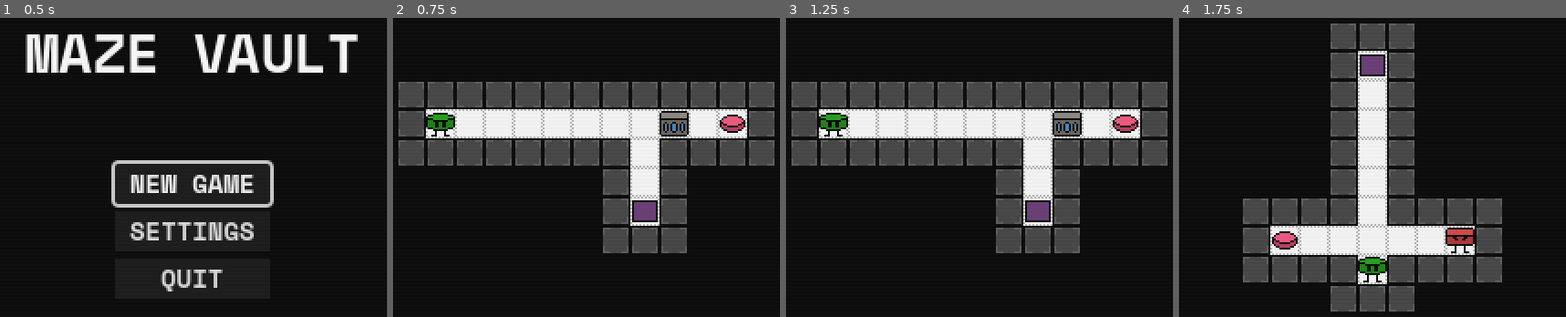
Above: before the commit, frames 1-4 (left to right).
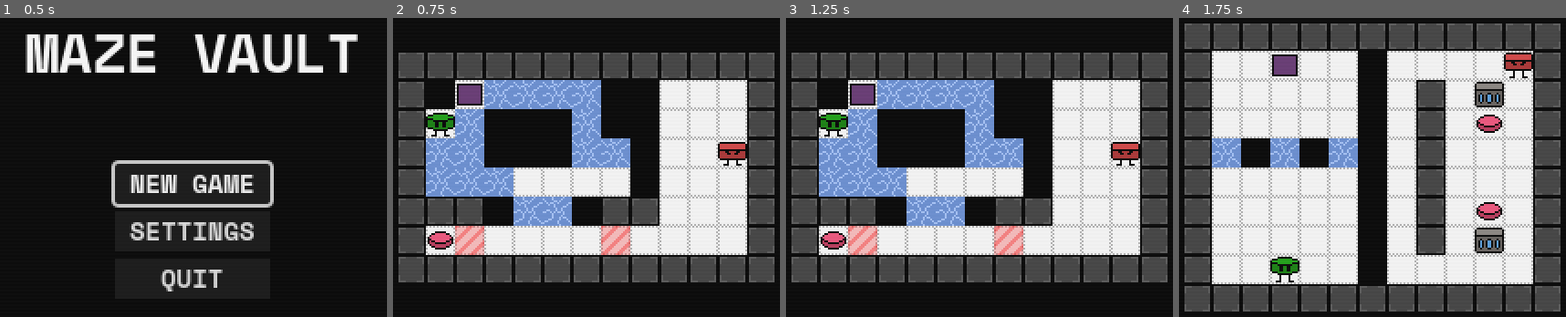
Above: after the commit, the same moments.

Repository: daredakke/maze-vault
Game: Godot game, scene res://scenes/game.tscn
Same seed, same stepped clock (60 frames per second), same inputs: the game is played once before the commit and once after it.
Inputs:
- Up to frame 1 (0.5 s): no input
- Up to frame 2 (0.75 s): click "NEW GAME" at 0.5 s
- Up to frame 3 (1.25 s): no input
- Up to frame 4 (1.75 s): tap Enter (ui_accept) at 1.25, 1.52 s; hold Right (right) from 1.28 s (still down); tap P (TEST_next_level) at 1.35 s

Frame 1 is identical in both runs. In frame 2, 61% of the frame differs, in the area x 1-99%, y 11-89%; in frame 3, 61%; in frame 4, 78%, in the area x 1-99%, y 1-99%.

Commit message:
Add/edit levels

Diff:
--- a/scenes/levels/level_04.tscn
+++ b/scenes/levels/level_04.tscn
@@ -41,14 +41,8 @@
 [node name="Wall10" parent="Walls" instance=ExtResource("1_1gmbk")]
 position = Vector2(224, 96)
 
-[node name="Wall11" parent="Walls" instance=ExtResource("1_1gmbk")]
-position = Vector2(224, 112)
-
 [node name="Wall12" parent="Walls" instance=ExtResource("1_1gmbk")]
-position = Vector2(240, 112)
-
-[node name="Wall13" parent="Walls" instance=ExtResource("1_1gmbk")]
-position = Vector2(256, 112)
+position = Vector2(240, 96)
 
 [node name="Wall14" parent="Walls" instance=ExtResource("1_1gmbk")]
 position = Vector2(256, 96)
@@ -139,11 +133,11 @@
 [node name="Interactables" type="Node2D" parent="."]
 
 [node name="Teleporter" parent="Interactables" node_paths=PackedStringArray("buttons") instance=ExtResource("4_y8xjd")]
-position = Vector2(128, 96)
+position = Vector2(128, 112)
 buttons = [NodePath("../FloorButton")]
 
 [node name="FloorButton" parent="Interactables" instance=ExtResource("5_1wubl")]
-position = Vector2(240, 96)
+position = Vector2(240, 80)
 
 [node name="BG" type="Node2D" parent="."]
 
@@ -160,8 +154,8 @@
 scale = Vector2(4, 3)
 
 [node name="BlackBG4" parent="BG" instance=ExtResource("6_7enlg")]
-position = Vector2(272, 144)
-scale = Vector2(6, 4)
+position = Vector2(272, 136)
+scale = Vector2(6, 5)
 
 [node name="BlackBG5" parent="BG" instance=ExtResource("6_7enlg")]
 position = Vector2(288, 88)
--- /dev/null
+++ b/scenes/levels/level_06.tscn
@@ -0,0 +1,238 @@
+[gd_scene load_steps=9 format=3 uid="uid://d34rnvg2ecchb"]
+
+[ext_resource type="PackedScene" uid="uid://bh36j4ina3tjr" path="res://scenes/wall.tscn" id="1_5xbdx"]
+[ext_resource type="PackedScene" uid="uid://dhbty1ajjnn6n" path="res://scenes/black_bg.tscn" id="1_qaug8"]
+[ext_resource type="PackedScene" uid="uid://ciaf6xdrrx2v4" path="res://scenes/player.tscn" id="2_wlsa4"]
+[ext_resource type="PackedScene" uid="uid://c2uip3188o5lx" path="res://scenes/robot.tscn" id="3_inwld"]
+[ext_resource type="PackedScene" uid="uid://ddx07vxha00k4" path="res://scenes/teleporter.tscn" id="4_dtnwv"]
+[ext_resource type="PackedScene" uid="uid://kohl4tehhnkq" path="res://scenes/floor_button.tscn" id="5_4ib0x"]
+[ext_resource type="PackedScene" uid="uid://dop7wr7kmcvdl" path="res://scenes/box.tscn" id="6_0hefn"]
+[ext_resource type="PackedScene" uid="uid://315w6n1us2nl" path="res://scenes/void.tscn" id="7_rma52"]
+
+[node name="Level06" type="Node2D"]
+
+[node name="BG" type="Node2D" parent="."]
+
+[node name="BlackBG" parent="BG" instance=ExtResource("1_qaug8")]
+position = Vector2(32, 88)
+scale = Vector2(4, 11)
+
+[node name="BlackBG2" parent="BG" instance=ExtResource("1_qaug8")]
+position = Vector2(288, 88)
+scale = Vector2(4, 11)
+
+[node name="Walls" type="Node2D" parent="."]
+
+[node name="Wall" parent="Walls" instance=ExtResource("1_5xbdx")]
+position = Vector2(192, 112)
+
+[node name="Wall2" parent="Walls" instance=ExtResource("1_5xbdx")]
+position = Vector2(192, 128)
+
+[node name="Wall3" parent="Walls" instance=ExtResource("1_5xbdx")]
+position = Vector2(192, 96)
+
+[node name="Wall4" parent="Walls" instance=ExtResource("1_5xbdx")]
+position = Vector2(192, 80)
+
+[node name="Wall23" parent="Walls" instance=ExtResource("1_5xbdx")]
+position = Vector2(256, 128)
+
+[node name="Wall24" parent="Walls" instance=ExtResource("1_5xbdx")]
+position = Vector2(256, 144)
+
+[node name="Wall25" parent="Walls" instance=ExtResource("1_5xbdx")]
+position = Vector2(256, 112)
+
+[node name="Wall26" parent="Walls" instance=ExtResource("1_5xbdx")]
+position = Vector2(256, 96)
+
+[node name="Wall27" parent="Walls" instance=ExtResource("1_5xbdx")]
+position = Vector2(256, 64)
+
+[node name="Wall28" parent="Walls" instance=ExtResource("1_5xbdx")]
+position = Vector2(256, 80)
+
+[node name="Wall29" parent="Walls" instance=ExtResource("1_5xbdx")]
+position = Vector2(256, 48)
+
+[node name="Wall30" parent="Walls" instance=ExtResource("1_5xbdx")]
+position = Vector2(256, 32)
+
+[node name="Wall39" parent="Walls" instance=ExtResource("1_5xbdx")]
+position = Vector2(64, 128)
+
+[node name="Wall40" parent="Walls" instance=ExtResource("1_5xbdx")]
+position = Vector2(64, 144)
+
+[node name="Wall41" parent="Walls" instance=ExtResource("1_5xbdx")]
+position = Vector2(64, 112)
+
+[node name="Wall42" parent="Walls" instance=ExtResource("1_5xbdx")]
+position = Vector2(64, 96)
+
+[node name="Wall43" parent="Walls" instance=ExtResource("1_5xbdx")]
+position = Vector2(64, 64)
+
+[node name="Wall44" parent="Walls" instance=ExtResource("1_5xbdx")]
+position = Vector2(64, 80)
+
+[node name="Wall45" parent="Walls" instance=ExtResource("1_5xbdx")]
+position = Vector2(64, 48)
+
+[node name="Wall46" parent="Walls" instance=ExtResource("1_5xbdx")]
+position = Vector2(64, 32)
+
+[node name="Wall5" parent="Walls" instance=ExtResource("1_5xbdx")]
+position = Vector2(192, 64)
+
+[node name="Wall6" parent="Walls" instance=ExtResource("1_5xbdx")]
+position = Vector2(192, 48)
+
+[node name="Wall7" parent="Walls" instance=ExtResource("1_5xbdx")]
+position = Vector2(144, 16)
+
+[node name="Wall8" parent="Walls" instance=ExtResource("1_5xbdx")]
+position = Vector2(160, 16)
+
+[node name="Wall9" parent="Walls" instance=ExtResource("1_5xbdx")]
+position = Vector2(176, 16)
+
+[node name="Wall10" parent="Walls" instance=ExtResource("1_5xbdx")]
+position = Vector2(192, 16)
+
+[node name="Wall31" parent="Walls" instance=ExtResource("1_5xbdx")]
+position = Vector2(64, 16)
+
+[node name="Wall32" parent="Walls" instance=ExtResource("1_5xbdx")]
+position = Vector2(96, 16)
+
+[node name="Wall33" parent="Walls" instance=ExtResource("1_5xbdx")]
+position = Vector2(112, 16)
+
+[node name="Wall34" parent="Walls" instance=ExtResource("1_5xbdx")]
+position = Vector2(128, 16)
+
+[node name="Wall35" parent="Walls" instance=ExtResource("1_5xbdx")]
+position = Vector2(80, 160)
+
+[node name="Wall47" parent="Walls" instance=ExtResource("1_5xbdx")]
+position = Vector2(64, 160)
+
+[node name="Wall48" parent="Walls" instance=ExtResource("1_5xbdx")]
+position = Vector2(80, 16)
+
+[node name="Wall36" parent="Walls" instance=ExtResource("1_5xbdx")]
+position = Vector2(96, 160)
+
+[node name="Wall37" parent="Walls" instance=ExtResource("1_5xbdx")]
+position = Vector2(112, 160)
+
+[node name="Wall38" parent="Walls" instance=ExtResource("1_5xbdx")]
+position = Vector2(128, 160)
+
+[node name="Wall11" parent="Walls" instance=ExtResource("1_5xbdx")]
+position = Vector2(208, 16)
+
+[node name="Wall12" parent="Walls" instance=ExtResource("1_5xbdx")]
+position = Vector2(224, 16)
+
+[node name="Wall13" parent="Walls" instance=ExtResource("1_5xbdx")]
+position = Vector2(240, 16)
+
+[node name="Wall14" parent="Walls" instance=ExtResource("1_5xbdx")]
+position = Vector2(256, 16)
+
+[node name="Wall15" parent="Walls" instance=ExtResource("1_5xbdx")]
+position = Vector2(208, 160)
+
+[node name="Wall16" parent="Walls" instance=ExtResource("1_5xbdx")]
+position = Vector2(224, 160)
+
+[node name="Wall17" parent="Walls" instance=ExtResource("1_5xbdx")]
+position = Vector2(240, 160)
+
+[node name="Wall18" parent="Walls" instance=ExtResource("1_5xbdx")]
+position = Vector2(256, 160)
+
+[node name="Wall19" parent="Walls" instance=ExtResource("1_5xbdx")]
+position = Vector2(144, 160)
+
+[node name="Wall20" parent="Walls" instance=ExtResource("1_5xbdx")]
+position = Vector2(160, 160)
+
+[node name="Wall21" parent="Walls" instance=ExtResource("1_5xbdx")]
+position = Vector2(176, 160)
+
+[node name="Wall22" parent="Walls" instance=ExtResource("1_5xbdx")]
+position = Vector2(192, 160)
+
+[node name="Entities" type="Node2D" parent="."]
+
+[node name="Player" parent="Entities" instance=ExtResource("2_wlsa4")]
+position = Vector2(112, 144)
+
+[node name="Robot" parent="Entities" instance=ExtResource("3_inwld")]
+position = Vector2(240, 32)
+
+[node name="Interactables" type="Node2D" parent="."]
+
+[node name="Teleporter" parent="Interactables" node_paths=PackedStringArray("buttons") instance=ExtResource("4_dtnwv")]
+position = Vector2(112, 32)
+buttons = [NodePath("../FloorButton"), NodePath("../FloorButton2")]
+
+[node name="FloorButton" parent="Interactables" instance=ExtResource("5_4ib0x")]
+position = Vector2(224, 64)
+
+[node name="FloorButton2" parent="Interactables" instance=ExtResource("5_4ib0x")]
+position = Vector2(224, 112)
+
+[node name="Box" parent="Interactables" instance=ExtResource("6_0hefn")]
+position = Vector2(224, 48)
+
+[node name="Box2" parent="Interactables" instance=ExtResource("6_0hefn")]
+position = Vector2(224, 128)
+
+[node name="Floor" type="Node2D" parent="."]
+
+[node name="Void" parent="Floor" instance=ExtResource("7_rma52")]
+position = Vector2(160, 96)
+
+[node name="Void2" parent="Floor" instance=ExtResource("7_rma52")]
+position = Vector2(160, 80)
+
+[node name="Void9" parent="Floor" instance=ExtResource("7_rma52")]
+position = Vector2(80, 80)
+is_one_step_tile = true
+
+[node name="Void10" parent="Floor" instance=ExtResource("7_rma52")]
+position = Vector2(96, 80)
+
+[node name="Void11" parent="Floor" instance=ExtResource("7_rma52")]
+position = Vector2(112, 80)
+is_one_step_tile = true
+
+[node name="Void12" parent="Floor" instance=ExtResource("7_rma52")]
+position = Vector2(128, 80)
+
+[node name="Void13" parent="Floor" instance=ExtResource("7_rma52")]
+position = Vector2(144, 80)
+is_one_step_tile = true
+
+[node name="Void3" parent="Floor" instance=ExtResource("7_rma52")]
+position = Vector2(160, 64)
+
+[node name="Void4" parent="Floor" instance=ExtResource("7_rma52")]
+position = Vector2(160, 48)
+
+[node name="Void5" parent="Floor" instance=ExtResource("7_rma52")]
+position = Vector2(160, 112)
+
+[node name="Void6" parent="Floor" instance=ExtResource("7_rma52")]
+position = Vector2(160, 128)
+
+[node name="Void7" parent="Floor" instance=ExtResource("7_rma52")]
+position = Vector2(160, 144)
+
+[node name="Void8" parent="Floor" instance=ExtResource("7_rma52")]
+position = Vector2(160, 32)
--- /dev/null
+++ b/scenes/levels/level_07.tscn
@@ -0,0 +1,288 @@
+[gd_scene load_steps=9 format=3 uid="uid://c4gy24x72dtf2"]
+
+[ext_resource type="PackedScene" uid="uid://bh36j4ina3tjr" path="res://scenes/wall.tscn" id="1_71w7n"]
+[ext_resource type="PackedScene" uid="uid://dhbty1ajjnn6n" path="res://scenes/black_bg.tscn" id="1_jg6j1"]
+[ext_resource type="PackedScene" uid="uid://c2uip3188o5lx" path="res://scenes/robot.tscn" id="2_grd6u"]
+[ext_resource type="PackedScene" uid="uid://ciaf6xdrrx2v4" path="res://scenes/player.tscn" id="3_etroq"]
+[ext_resource type="PackedScene" uid="uid://kohl4tehhnkq" path="res://scenes/floor_button.tscn" id="4_x3jkk"]
+[ext_resource type="PackedScene" uid="uid://ddx07vxha00k4" path="res://scenes/teleporter.tscn" id="5_3yj5k"]
+[ext_resource type="PackedScene" uid="uid://315w6n1us2nl" path="res://scenes/void.tscn" id="6_xx2qx"]
+[ext_resource type="PackedScene" uid="uid://de5osx7isgmvm" path="res://scenes/forcefield.tscn" id="7_cneg2"]
+
+[node name="Level07" type="Node2D"]
+
+[node name="BG" type="Node2D" parent="."]
+
+[node name="BlackBG" parent="BG" instance=ExtResource("1_jg6j1")]
+position = Vector2(32, 80)
+scale = Vector2(4, 10)
+
+[node name="BlackBG2" parent="BG" instance=ExtResource("1_jg6j1")]
+position = Vector2(288, 88)
+scale = Vector2(4, 11)
+
+[node name="BlackBG3" parent="BG" instance=ExtResource("1_jg6j1")]
+position = Vector2(160, 16)
+scale = Vector2(20, 2)
+
+[node name="BlackBG4" parent="BG" instance=ExtResource("1_jg6j1")]
+position = Vector2(160, 160)
+scale = Vector2(20, 2)
+
+[node name="Walls" type="Node2D" parent="."]
+
+[node name="Wall" parent="Walls" instance=ExtResource("1_71w7n")]
+position = Vector2(80, 112)
+
+[node name="Wall2" parent="Walls" instance=ExtResource("1_71w7n")]
+position = Vector2(96, 112)
+
+[node name="Wall7" parent="Walls" instance=ExtResource("1_71w7n")]
+position = Vector2(176, 112)
+
+[node name="Wall8" parent="Walls" instance=ExtResource("1_71w7n")]
+position = Vector2(192, 112)
+
+[node name="Wall9" parent="Walls" instance=ExtResource("1_71w7n")]
+position = Vector2(80, 144)
+
+[node name="Wall10" parent="Walls" instance=ExtResource("1_71w7n")]
+position = Vector2(96, 144)
+
+[node name="Wall11" parent="Walls" instance=ExtResource("1_71w7n")]
+position = Vector2(112, 144)
+
+[node name="Wall12" parent="Walls" instance=ExtResource("1_71w7n")]
+position = Vector2(128, 144)
+
+[node name="Wall13" parent="Walls" instance=ExtResource("1_71w7n")]
+position = Vector2(144, 144)
+
+[node name="Wall14" parent="Walls" instance=ExtResource("1_71w7n")]
+position = Vector2(160, 144)
+
+[node name="Wall15" parent="Walls" instance=ExtResource("1_71w7n")]
+position = Vector2(176, 144)
+
+[node name="Wall16" parent="Walls" instance=ExtResource("1_71w7n")]
+position = Vector2(192, 144)
+
+[node name="Wall17" parent="Walls" instance=ExtResource("1_71w7n")]
+position = Vector2(208, 144)
+
+[node name="Wall18" parent="Walls" instance=ExtResource("1_71w7n")]
+position = Vector2(224, 144)
+
+[node name="Wall19" parent="Walls" instance=ExtResource("1_71w7n")]
+position = Vector2(240, 144)
+
+[node name="Wall39" parent="Walls" instance=ExtResource("1_71w7n")]
+position = Vector2(160, 32)
+
+[node name="Wall40" parent="Walls" instance=ExtResource("1_71w7n")]
+position = Vector2(176, 32)
+
+[node name="Wall41" parent="Walls" instance=ExtResource("1_71w7n")]
+position = Vector2(192, 32)
+
+[node name="Wall42" parent="Walls" instance=ExtResource("1_71w7n")]
+position = Vector2(208, 32)
+
+[node name="Wall43" parent="Walls" instance=ExtResource("1_71w7n")]
+position = Vector2(224, 32)
+
+[node name="Wall44" parent="Walls" instance=ExtResource("1_71w7n")]
+position = Vector2(240, 32)
+
+[node name="Wall45" parent="Walls" instance=ExtResource("1_71w7n")]
+position = Vector2(64, 48)
+
+[node name="Wall46" parent="Walls" instance=ExtResource("1_71w7n")]
+position = Vector2(80, 32)
+
+[node name="Wall53" parent="Walls" instance=ExtResource("1_71w7n")]
+position = Vector2(64, 32)
+
+[node name="Wall51" parent="Walls" instance=ExtResource("1_71w7n")]
+position = Vector2(64, 80)
+
+[node name="Wall52" parent="Walls" instance=ExtResource("1_71w7n")]
+position = Vector2(64, 64)
+
+[node name="Wall47" parent="Walls" instance=ExtResource("1_71w7n")]
+position = Vector2(96, 32)
+
+[node name="Wall48" parent="Walls" instance=ExtResource("1_71w7n")]
+position = Vector2(112, 32)
+
+[node name="Wall49" parent="Walls" instance=ExtResource("1_71w7n")]
+position = Vector2(128, 32)
+
+[node name="Wall50" parent="Walls" instance=ExtResource("1_71w7n")]
+position = Vector2(144, 32)
+
+[node name="Wall20" parent="Walls" instance=ExtResource("1_71w7n")]
+position = Vector2(256, 144)
+
+[node name="Wall25" parent="Walls" instance=ExtResource("1_71w7n")]
+position = Vector2(64, 128)
+
+[node name="Wall29" parent="Walls" instance=ExtResource("1_71w7n")]
+position = Vector2(64, 112)
+
+[node name="Wall30" parent="Walls" instance=ExtResource("1_71w7n")]
+position = Vector2(64, 96)
+
+[node name="Wall32" parent="Walls" instance=ExtResource("1_71w7n")]
+position = Vector2(256, 128)
+
+[node name="Wall33" parent="Walls" instance=ExtResource("1_71w7n")]
+position = Vector2(256, 112)
+
+[node name="Wall34" parent="Walls" instance=ExtResource("1_71w7n")]
+position = Vector2(256, 96)
+
+[node name="Wall35" parent="Walls" instance=ExtResource("1_71w7n")]
+position = Vector2(256, 80)
+
+[node name="Wall36" parent="Walls" instance=ExtResource("1_71w7n")]
+position = Vector2(256, 64)
+
+[node name="Wall37" parent="Walls" instance=ExtResource("1_71w7n")]
+position = Vector2(256, 48)
+
+[node name="Wall38" parent="Walls" instance=ExtResource("1_71w7n")]
+position = Vector2(256, 32)
+
+[node name="Wall24" parent="Walls" instance=ExtResource("1_71w7n")]
+position = Vector2(64, 144)
+
+[node name="Entities" type="Node2D" parent="."]
+
+[node name="Robot" parent="Entities" instance=ExtResource("2_grd6u")]
+position = Vector2(240, 80)
+
+[node name="Player" parent="Entities" instance=ExtResource("3_etroq")]
+position = Vector2(80, 64)
+
+[node name="Interactables" type="Node2D" parent="."]
+
+[node name="FloorButton" parent="Interactables" instance=ExtResource("4_x3jkk")]
+position = Vector2(80, 128)
+
+[node name="Teleporter" parent="Interactables" node_paths=PackedStringArray("buttons") instance=ExtResource("5_3yj5k")]
+position = Vector2(96, 48)
+buttons = [NodePath("../FloorButton")]
+
+[node name="Floor" type="Node2D" parent="."]
+
+[node name="Void" parent="Floor" instance=ExtResource("6_xx2qx")]
+position = Vector2(192, 96)
+
+[node name="Void2" parent="Floor" instance=ExtResource("6_xx2qx")]
+position = Vector2(192, 80)
+
+[node name="Void12" parent="Floor" instance=ExtResource("6_xx2qx")]
+position = Vector2(160, 112)
+
+[node name="Void11" parent="Floor" instance=ExtResource("6_xx2qx")]
+position = Vector2(112, 112)
+
+[node name="Void3" parent="Floor" instance=ExtResource("6_xx2qx")]
+position = Vector2(192, 64)
+
+[node name="Void4" parent="Floor" instance=ExtResource("6_xx2qx")]
+position = Vector2(192, 48)
+
+[node name="Void20" parent="Floor" instance=ExtResource("6_xx2qx")]
+position = Vector2(176, 48)
+
+[node name="Void28" parent="Floor" instance=ExtResource("6_xx2qx")]
+position = Vector2(144, 64)
+
+[node name="Void29" parent="Floor" instance=ExtResource("6_xx2qx")]
+position = Vector2(128, 64)
+
+[node name="Void30" parent="Floor" instance=ExtResource("6_xx2qx")]
+position = Vector2(112, 64)
+
+[node name="Void21" parent="Floor" instance=ExtResource("6_xx2qx")]
+position = Vector2(176, 64)
+
+[node name="Void22" parent="Floor" instance=ExtResource("6_xx2qx")]
+position = Vector2(176, 80)
+is_one_step_tile = true
+
+[node name="Void23" parent="Floor" instance=ExtResource("6_xx2qx")]
+position = Vector2(160, 64)
+is_one_step_tile = true
+
+[node name="Void24" parent="Floor" instance=ExtResource("6_xx2qx")]
+position = Vector2(160, 48)
+is_one_step_tile = true
+
+[node name="Void25" parent="Floor" instance=ExtResource("6_xx2qx")]
+position = Vector2(144, 48)
+is_one_step_tile = true
+
+[node name="Void5" parent="Floor" instance=ExtResource("6_xx2qx")]
+position = Vector2(80, 96)
+is_one_step_tile = true
+
+[node name="Void27" parent="Floor" instance=ExtResource("6_xx2qx")]
+position = Vector2(96, 96)
+is_one_step_tile = true
+
+[node name="Void6" parent="Floor" instance=ExtResource("6_xx2qx")]
+position = Vector2(80, 80)
+is_one_step_tile = true
+
+[node name="Void26" parent="Floor" instance=ExtResource("6_xx2qx")]
+position = Vector2(96, 80)
+is_one_step_tile = true
+
+[node name="Void8" parent="Floor" instance=ExtResource("6_xx2qx")]
+position = Vector2(80, 48)
+
+[node name="Void9" parent="Floor" instance=ExtResource("6_xx2qx")]
+position = Vector2(128, 112)
+is_one_step_tile = true
+
+[node name="Void13" parent="Floor" instance=ExtResource("6_xx2qx")]
+position = Vector2(96, 64)
+is_one_step_tile = true
+
+[node name="Void14" parent="Floor" instance=ExtResource("6_xx2qx")]
+position = Vector2(112, 48)
+is_one_step_tile = true
+
+[node name="Void15" parent="Floor" instance=ExtResource("6_xx2qx")]
+position = Vector2(128, 80)
+
+[node name="Void18" parent="Floor" instance=ExtResource("6_xx2qx")]
+position = Vector2(128, 48)
+is_one_step_tile = true
+
+[node name="Void19" parent="Floor" instance=ExtResource("6_xx2qx")]
+position = Vector2(144, 80)
+
+[node name="Void31" parent="Floor" instance=ExtResource("6_xx2qx")]
+position = Vector2(160, 80)
+is_one_step_tile = true
+
+[node name="Void16" parent="Floor" instance=ExtResource("6_xx2qx")]
+position = Vector2(112, 80)
+
+[node name="Void17" parent="Floor" instance=ExtResource("6_xx2qx")]
+position = Vector2(112, 96)
+is_one_step_tile = true
+
+[node name="Void10" parent="Floor" instance=ExtResource("6_xx2qx")]
+position = Vector2(144, 112)
+is_one_step_tile = true
+
+[node name="Forcefield" parent="Floor" instance=ExtResource("7_cneg2")]
+position = Vector2(176, 128)
+
+[node name="Forcefield2" parent="Floor" instance=ExtResource("7_cneg2")]
+position = Vector2(96, 128)
--- a/scripts/level.gd
+++ b/scripts/level.gd
@@ -7,9 +7,13 @@
 const LEVEL_03: PackedScene = preload("res://scenes/levels/level_03.tscn")
 const LEVEL_04: PackedScene = preload("res://scenes/levels/level_04.tscn")
 const LEVEL_05: PackedScene = preload("res://scenes/levels/level_05.tscn")
+const LEVEL_06: PackedScene = preload("res://scenes/levels/level_06.tscn")
+const LEVEL_07: PackedScene = preload("res://scenes/levels/level_07.tscn")
 
 
 var _level_scenes: Array = [
+	LEVEL_07,
+	LEVEL_06,
 	LEVEL_02,
 	LEVEL_03,
 	LEVEL_04,
